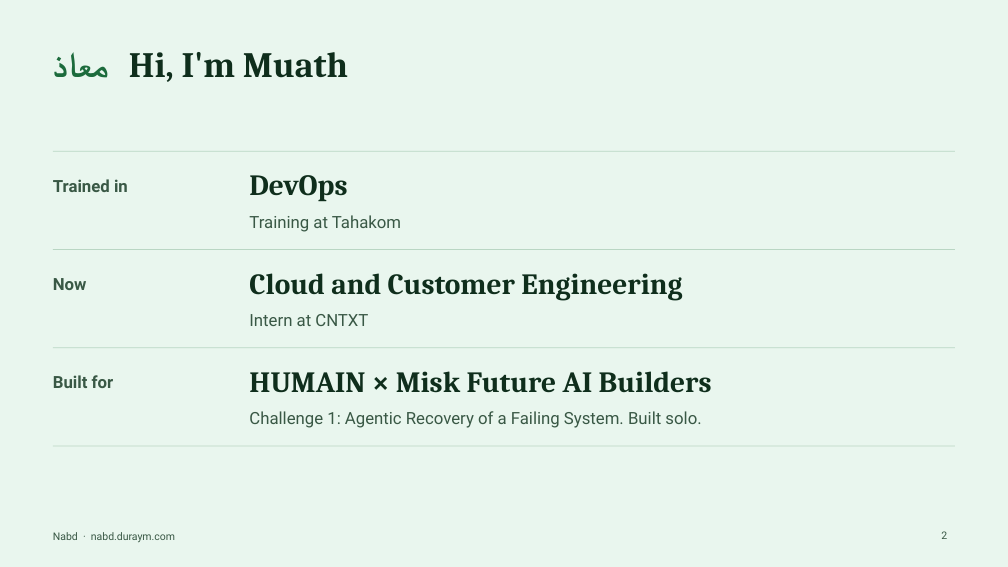
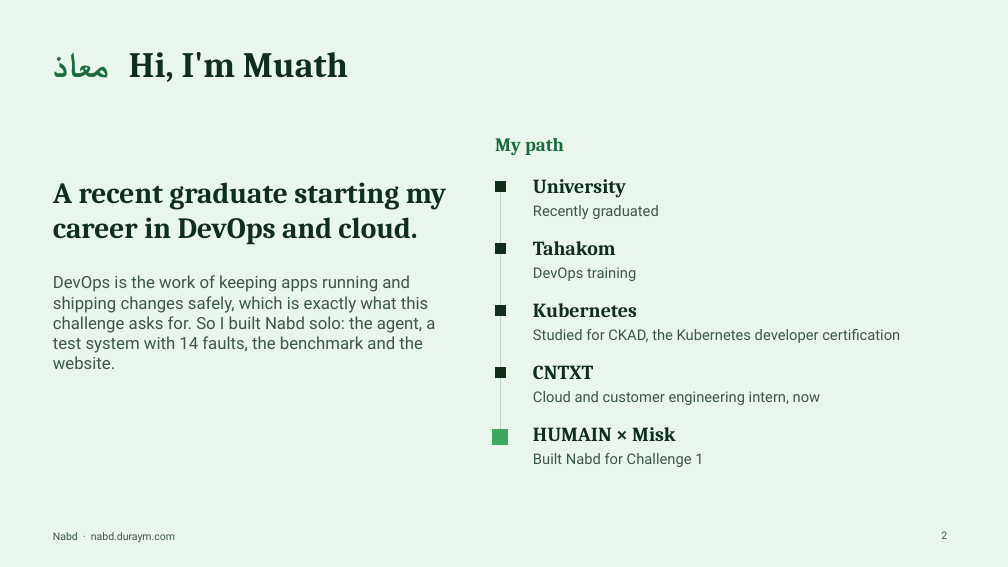
Before and after one commit to moaddreem/k8s-healing-agent, a slide deck: slide 2 of submission/Nabd-deck.pptx. Drawn at 1008x567 pixels with LibreOffice and Linux fonts; fonts in the diff are those of the drawing. Boxes give left, top, right and bottom in pixels: in the first picture for what was removed or moved away, otherwise in the second. Text is boxed around its words. In the diff, an @@ line names an element or a change of style, - is before the commit and + after.

```diff
--- a/submission/Nabd-deck.pptx
+++ b/submission/Nabd-deck.pptx
@@ text added at [495,138,564,155], 18 pt, text #1C6B3C, bold @@
+My path
@@ line removed from (53, 151) to (955, 151) @@
@@ text removed at [53,179,128,192] @@
-Trained in
@@ text added at [533,179,626,198], 19 pt, text #0F2E1C, bold @@
+University
@@ text added at [53,182,447,245], 28 pt, text #0F2E1C, bold @@
+A recent graduate starting my career in DevOps and cloud.
@@ rectangle added at [495,181,506,192], fill #0F2E1C, outline #0F2E1C 1 pt @@
@@ line moved from (53, 348) - (955, 348) to (501, 183) - (501, 431) @@
@@ text added at [533,205,658,219], 14 pt, text #395845 @@
+Recently graduated
@@ text removed at [249,215,401,232] @@
-Training at Tahakom
@@ line removed from (53, 250) to (955, 250) @@
@@ rectangle added at [495,243,506,254], fill #0F2E1C, outline #0F2E1C 1 pt @@
@@ text at [533,267,636,281]: text changed; size 28 to 14 pt; font Cambria to Roboto; text colour #0F2E1C to #395845; bold off @@
-DevOps
+DevOps training
@@ text added at [533,241,616,255], 19 pt, text #0F2E1C, bold @@
+Tahakom
@@ text removed at [53,278,87,290] @@
-Now
@@ text added at [53,275,435,369], 16 pt, text #395845 @@
+DevOps is the work of keeping apps running and shipping changes safely, which is exactly what this challenge asks for. So I built Nabd solo: the agent, a test system with 14 faults, the benchmark and the website.
@@ text removed at [249,314,368,326] @@
-Intern at CNTXT
@@ rectangle added at [495,306,506,316], fill #0F2E1C, outline #0F2E1C 1 pt @@
@@ text added at [533,303,637,317], 19 pt, text #0F2E1C, bold @@
+Kubernetes
@@ text added at [533,329,900,343], 14 pt, text #395845 @@
+Studied for CKAD, the Kubernetes developer certification
@@ text removed at [53,375,114,388] @@
-Built for
@@ rectangle added at [495,368,506,378], fill #0F2E1C, outline #0F2E1C 1 pt @@
@@ text added at [533,365,593,379], 19 pt, text #0F2E1C, bold @@
+CNTXT
@@ text removed at [249,411,701,428] @@
-Challenge 1: Agentic Recovery of a Failing System. Built solo.
@@ text at [533,391,821,405]: text changed; size 28 to 14 pt; font Cambria to Roboto; text colour #0F2E1C to #395845; bold off @@
-Cloud and Customer Engineering
+Cloud and customer engineering intern, now
@@ line removed from (53, 446) to (955, 446) @@
@@ rectangle added at [493,430,508,445], fill #3FA565, outline #3FA565 1 pt @@
@@ text at [533,427,676,441]: text changed; size 28 to 19 pt @@
-HUMAIN × Misk Future AI Builders
+HUMAIN × Misk
@@ text added at [533,453,703,467], 14 pt, text #395845 @@
+Built Nabd for Challenge 1
```
Also in this commit, not shown: 5 other slides changed, 2 other files.
